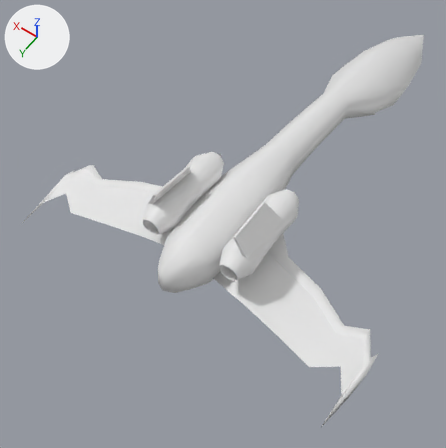
Two versions of the Blender file assets/model/Ship/combined.blend, one commit apart.
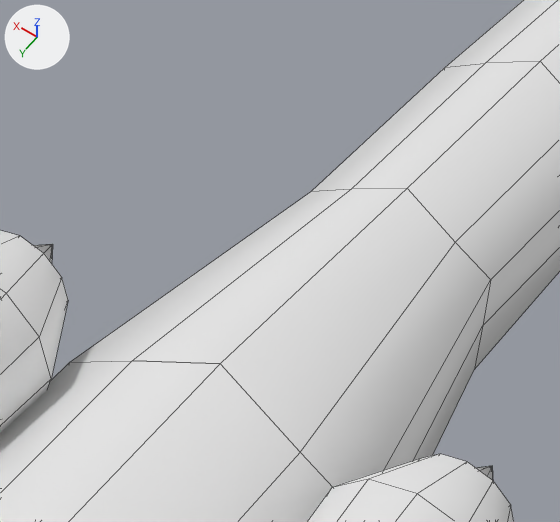
The first picture shows the older version from a camera (50 mm lens) standing at (-7.6, 11.2, 17.6) and looking at (1.3, -1.3, -2.0). The close-ups show both versions on the part from 48% to 69% of the width and 25% to 45% of the height of that picture; other places that the commit changed are outside them. The lights are fixed; the arrows at upper left show +X, +Y and +Z. The close-ups show mesh edges as thin lines.
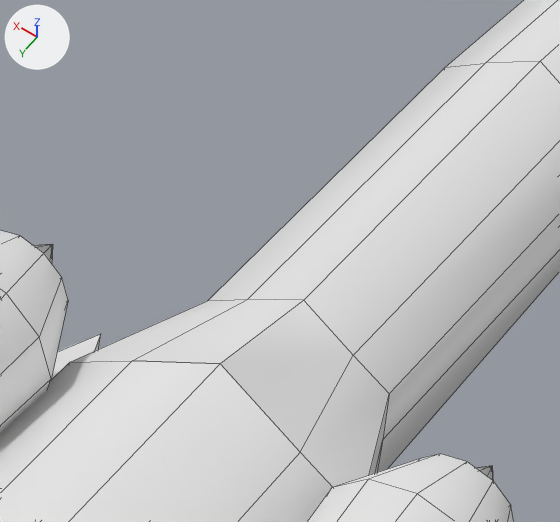
Pixel boxes (x1, y1, x2, y2) of what changed, in the close-ups (560 x 522 px; the box of a moved part takes in the faces that stretch with it):
part 1 of me_cylinder, moved or reshaped: (71, 65, 560, 487) in both

Diff of the bpy script that builds the scene:
```diff
--- a/assets/model/Ship/combined.blend.py
+++ b/assets/model/Ship/combined.blend.py
@@ me_cylinder @@
 me_cylinder.from_pydata(...)  # 137 vertices, 138 faces; spans x -1.5..1.6, y -1.5..1.1, z -17.6..3.7
 # used by ob_cylinder; location = (-0.011, 0.109, 0.994); rotation_euler = (-1.658, 3.142, 0.0), in degrees (-95, 180, 0)
 # verts and faces of me_cylinder; kept vertices keep their numbers, new ones are numbered from 137
 # before: 24 (0.0, 1.1, -3.1) at pixel (407, 188), 25 (0.4, 0.9, -3.1) at pixel (455, 242), 26 (0.7, 0.7, -3.1) at pixel (490, 279), 27 (0.7, 0.3, -3.1) at pixel (482, 325), 28 (0.7, 0.0, -3.1) at pixel (474, 369)
 # before: 29 (0.4, -0.2, -3.1), 30 (0.0, -0.4, -3.1), 31 (-0.4, -0.2, -3.1), 32 (-0.7, 0.0, -3.1), 33 (-0.6, 0.3, -3.1)
 # before: 34 (-0.7, 0.7, -3.1) at pixel (311, 191), 35 (-0.4, 0.9, -3.1) at pixel (351, 188)
+# me_cylinder part 1
+for i in [*range(24, 36)]: verts[i] += (0.0, -0.1, 1.2)
```
